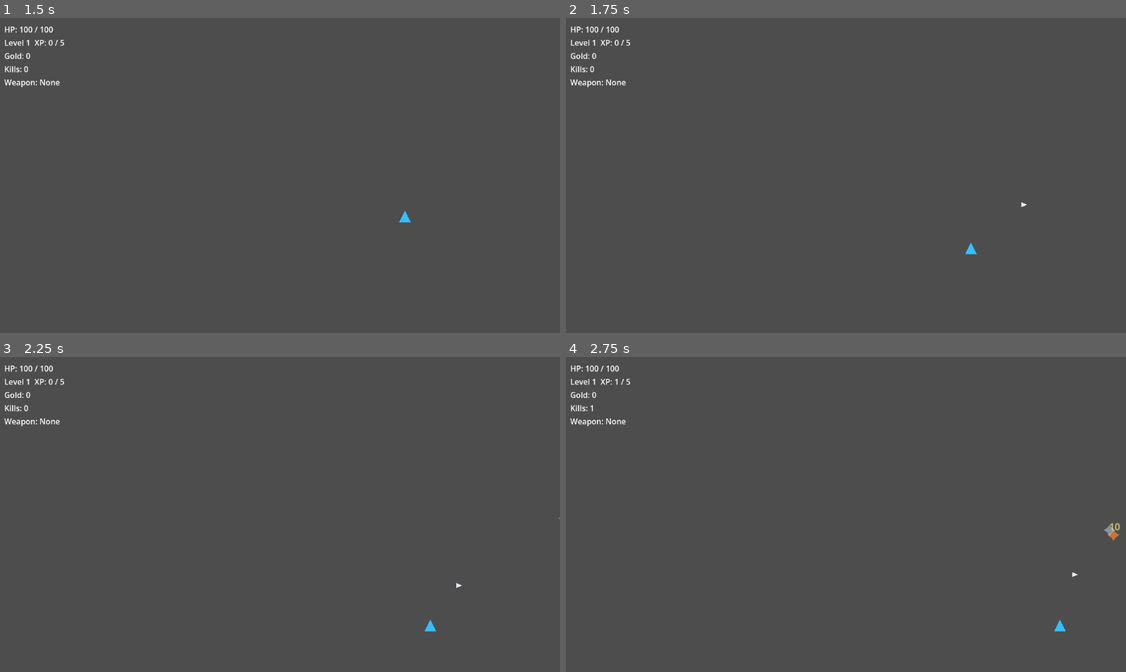
Above: before the commit, frames 1-4 (two rows, left to right).
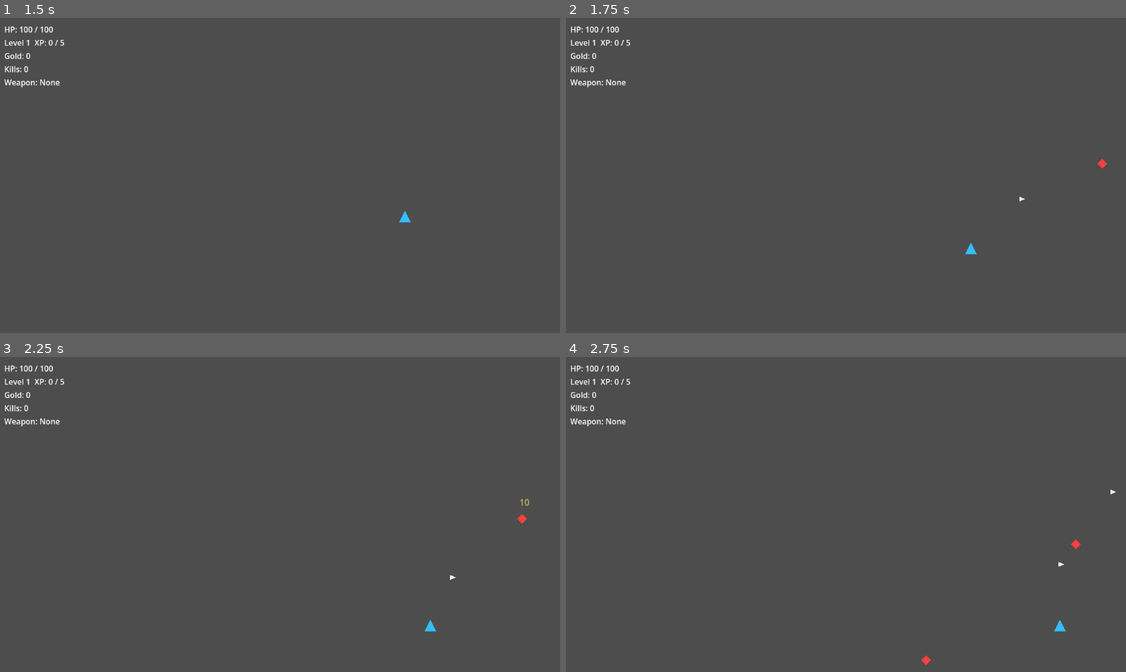
Above: after the commit, the same moments.

Repository: airisuzuki123/RogueLootPrototype
Game: Godot game, scene res://scenes/main.tscn
Two runs of this game, one before a commit and one after it. Both use one fixed random seed, a clock stepped at 60 frames per second and the inputs below.
Inputs:
- Up to frame 1 (1.5 s): tap Enter at 0.5 s; hold D (move_right) 0.53-1.28 s; tap Space at 1.25 s; hold S (move_down) from 1.28 s (still down)
- Up to frame 2 (1.75 s): keep holding S (move_down)
- Up to frame 3 (2.25 s): release S (move_down) at 2.03 s; hold D (move_right) from 2.03 s (still down)
- Up to frame 4 (2.75 s): keep holding D (move_right)

Frame 1 is identical in both runs. In frame 2, less than 0.1% of the frame differs, in the area x 80-97%, y 44-61%; in frame 3, less than 0.1%; in frame 4, 0.2%, in the area x 4-99%, y 6-98%.

Commit message:
Tune combat feel and pacing

Diff:
--- a/scripts/entities/enemy.gd
+++ b/scripts/entities/enemy.gd
@@ -9,10 +9,12 @@
 @export var loot_chance: float = 0.45
 @export var experience_reward: int = 1
 @export var attack_interval: float = 0.8
+@export var knockback_recovery: float = 9.0
 
 var health: int
 var target: Node2D
 var attack_cooldown: float = 0.0
+var knockback_velocity: Vector2 = Vector2.ZERO
 @onready var visual: Polygon2D = $Visual
 
 func _ready() -> void:
@@ -26,15 +28,17 @@
 	if target == null or not is_instance_valid(target):
 		return
 	var direction := global_position.direction_to(target.global_position)
-	velocity = direction * move_speed
+	velocity = direction * move_speed + knockback_velocity
 	move_and_slide()
+	knockback_velocity = knockback_velocity.move_toward(Vector2.ZERO, knockback_recovery * knockback_velocity.length() * delta)
 	if global_position.distance_to(target.global_position) <= 24.0:
 		_try_touch_damage()
 
-func take_damage(amount: int) -> void:
+func take_damage(amount: int, knockback: Vector2 = Vector2.ZERO) -> void:
 	if GameManager.is_run_over:
 		return
 	health -= amount
+	knockback_velocity += knockback
 	_flash_on_hit()
 	CombatFeedback.show_damage(get_tree().current_scene, global_position, amount, Color(1, 0.95, 0.45, 1))
 	CombatFeedback.show_burst(get_tree().current_scene, global_position, Color(1, 0.8, 0.15, 0.85), 0.8)
@@ -57,7 +61,8 @@
 		return
 	attack_cooldown = attack_interval
 	if target.has_method("take_damage"):
-		target.take_damage(touch_damage)
+		var knockback := global_position.direction_to(target.global_position) * 220.0
+		target.take_damage(touch_damage, knockback)
 
 func _flash_on_hit() -> void:
 	visual.modulate = Color(1.6, 1.6, 1.6, 1)
--- a/scripts/entities/player.gd
+++ b/scripts/entities/player.gd
@@ -10,10 +10,12 @@
 @export var projectile_count: int = 1
 @export var screen_margin: float = 16.0
 @export var invulnerability_duration: float = 0.55
+@export var knockback_recovery: float = 11.0
 
 var health: int
 var fire_cooldown: float = 0.0
 var invulnerability_timer: float = 0.0
+var knockback_velocity: Vector2 = Vector2.ZERO
 var base_fire_interval: float
 var equipment_damage_bonus: int = 0
 var equipment_attack_speed_bonus: int = 0
@@ -30,15 +32,17 @@
 		return
 	_update_invulnerability(delta)
 	var direction := Input.get_vector("move_left", "move_right", "move_up", "move_down")
-	velocity = direction * move_speed
+	velocity = direction * move_speed + knockback_velocity
 	move_and_slide()
+	knockback_velocity = knockback_velocity.move_toward(Vector2.ZERO, knockback_recovery * knockback_velocity.length() * delta)
 	_clamp_to_screen()
 	_update_auto_attack(delta)
 
-func take_damage(amount: int) -> void:
+func take_damage(amount: int, knockback: Vector2 = Vector2.ZERO) -> void:
 	if GameManager.is_run_over or GameManager.is_upgrade_pending or invulnerability_timer > 0.0:
 		return
 	invulnerability_timer = invulnerability_duration
+	knockback_velocity += knockback
 	health -= amount
 	GameManager.update_player_health(max(health, 0), max_health)
 	CombatFeedback.show_damage(get_tree().current_scene, global_position, amount, Color(1, 0.25, 0.25, 1))
--- a/scripts/entities/projectile.gd
+++ b/scripts/entities/projectile.gd
@@ -4,6 +4,7 @@
 
 @export var speed: float = 520.0
 @export var lifetime: float = 1.4
+@export var knockback_force: float = 170.0
 
 var direction: Vector2 = Vector2.RIGHT
 var damage: int = 10
@@ -23,6 +24,6 @@
 	if not body.is_in_group("enemies"):
 		return
 	if body.has_method("take_damage"):
-		body.take_damage(damage)
+		body.take_damage(damage, direction.normalized() * knockback_force)
 	CombatFeedback.show_burst(get_tree().current_scene, global_position, Color(0.8, 0.95, 1.0, 0.8), 0.7)
 	queue_free()
--- a/scripts/main.gd
+++ b/scripts/main.gd
@@ -6,10 +6,16 @@
 
 @onready var enemy_spawn_timer: Timer = $EnemySpawnTimer
 
+@export var spawn_radius: float = 460.0
+@export var minimum_spawn_radius: float = 360.0
+@export var spawn_interval_reduction_per_level: float = 0.04
+@export var minimum_spawn_interval: float = 0.55
+
 var player: CharacterBody2D
 
 func _ready() -> void:
 	GameManager.reset_run()
+	enemy_spawn_timer.wait_time = 1.25
 	_spawn_player()
 	_spawn_hud()
 	enemy_spawn_timer.timeout.connect(_spawn_enemy)
@@ -30,12 +36,22 @@
 		return
 	var enemy := ENEMY_SCENE.instantiate()
 	enemy.target = player
-	enemy.global_position = _random_spawn_position_around(player.global_position, 420.0)
+	enemy.global_position = _random_spawn_position_around(player.global_position, spawn_radius)
 	add_child(enemy)
+	_update_spawn_interval()
 
 func _random_spawn_position_around(center: Vector2, radius: float) -> Vector2:
 	var angle := randf() * TAU
-	return center + Vector2(cos(angle), sin(angle)) * radius
+	var spawn_distance := randf_range(minimum_spawn_radius, radius)
+	var viewport_size := get_viewport_rect().size
+	var position := center + Vector2(cos(angle), sin(angle)) * spawn_distance
+	position.x = clampf(position.x, 24.0, viewport_size.x - 24.0)
+	position.y = clampf(position.y, 24.0, viewport_size.y - 24.0)
+	return position
 
 func _on_run_ended(_kills: int, _gold: int) -> void:
 	enemy_spawn_timer.stop()
+
+func _update_spawn_interval() -> void:
+	var target_interval := maxf(minimum_spawn_interval, 1.25 - (GameManager.level - 1) * spawn_interval_reduction_per_level)
+	enemy_spawn_timer.wait_time = target_interval
--- a/scripts/ui/hud.gd
+++ b/scripts/ui/hud.gd
@@ -8,6 +8,7 @@
 var experience_label: Label
 var equipment_label: Label
 var loot_message_label: Label
+var hint_label: Label
 var upgrade_panel: PanelContainer
 var upgrade_list: VBoxContainer
 var game_over_label: Label
@@ -46,6 +47,11 @@
 
 	loot_message_label = Label.new()
 	stats.add_child(loot_message_label)
+
+	hint_label = Label.new()
+	hint_label.text = "WASD move | Auto attack | Pick up loot | Choose upgrades"
+	hint_label.position = Vector2(16, 690)
+	root.add_child(hint_label)
 
 	upgrade_panel = PanelContainer.new()
 	upgrade_panel.visible = false
Not shown, changed: README.md
Not shown, changed: docs/design.md
